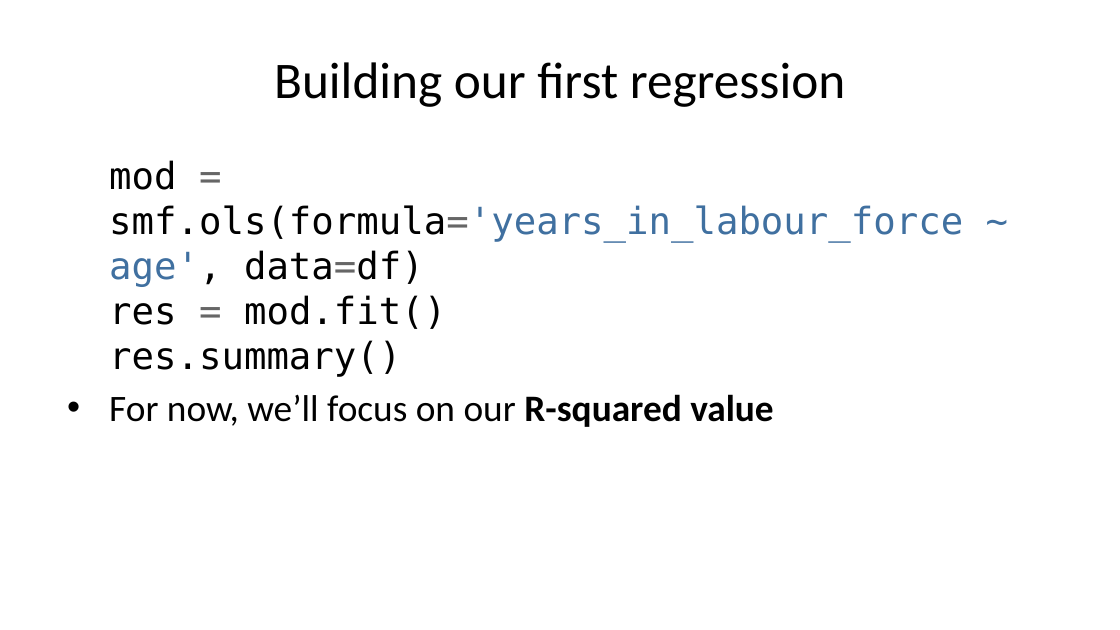
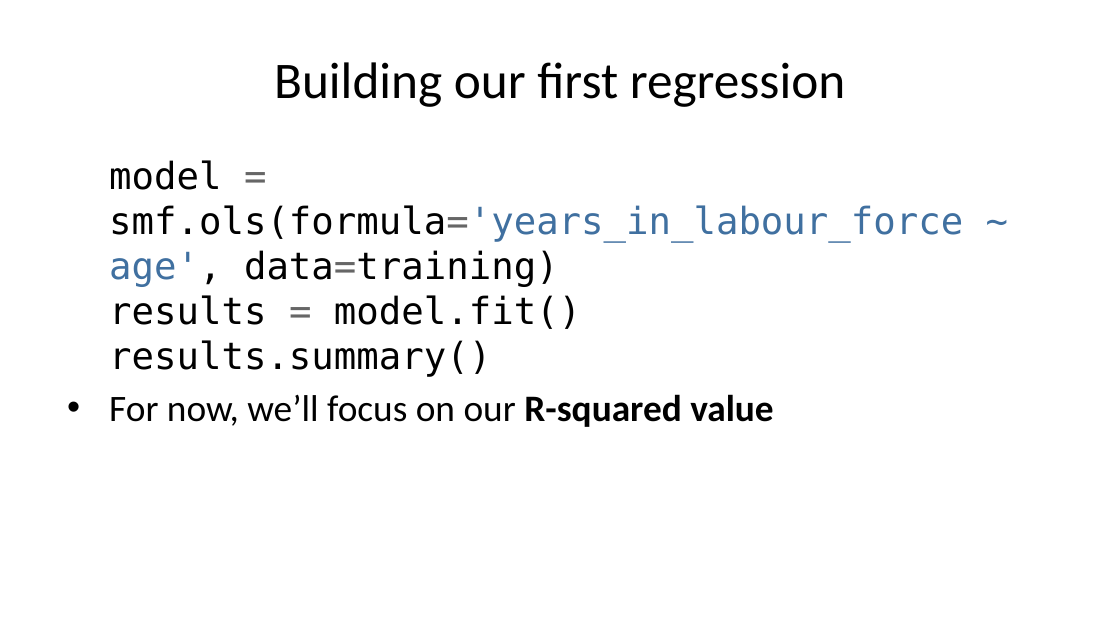
Before and after one commit to AndreasVarotsis/applied-modelling, a slide deck: slide 7 of slides/modelling-tutorial-senior-leaders-ppt.pptx. Drawn at 1120x630 pixels with LibreOffice and Linux fonts; fonts in the diff are those of the drawing. Boxes give left, top, right and bottom in pixels: in the first picture for what was removed or moved away, otherwise in the second. Text is boxed around its words. In the diff, an @@ line names an element or a change of style, - is before the commit and + after.

```diff
--- a/slides/modelling-tutorial-senior-leaders-ppt.pptx
+++ b/slides/modelling-tutorial-senior-leaders-ppt.pptx
@@ text at (x1=109, y1=160, x2=963, y2=376): text changed @@
-mod = smf.ols(formula='years_in_labour_force ~ age', data=df)
-res = mod.fit()
-res.summary()
+model = smf.ols(formula='years_in_labour_force ~ age', data=training)
+results = model.fit()
+results.summary()
```
Also in this commit, not shown: 8 other slides changed, 5 slides added, 1 slide removed, 7 other files.
